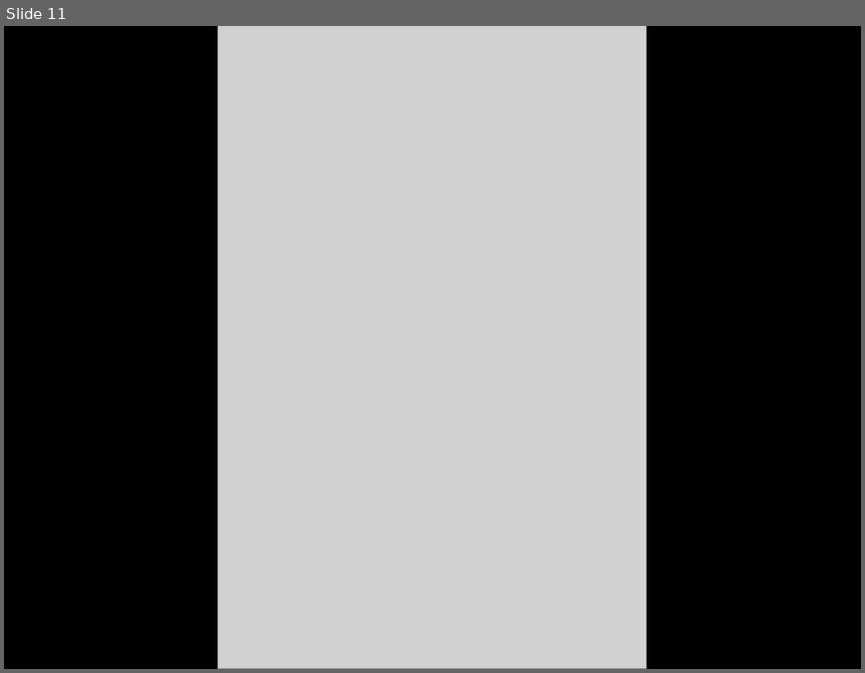
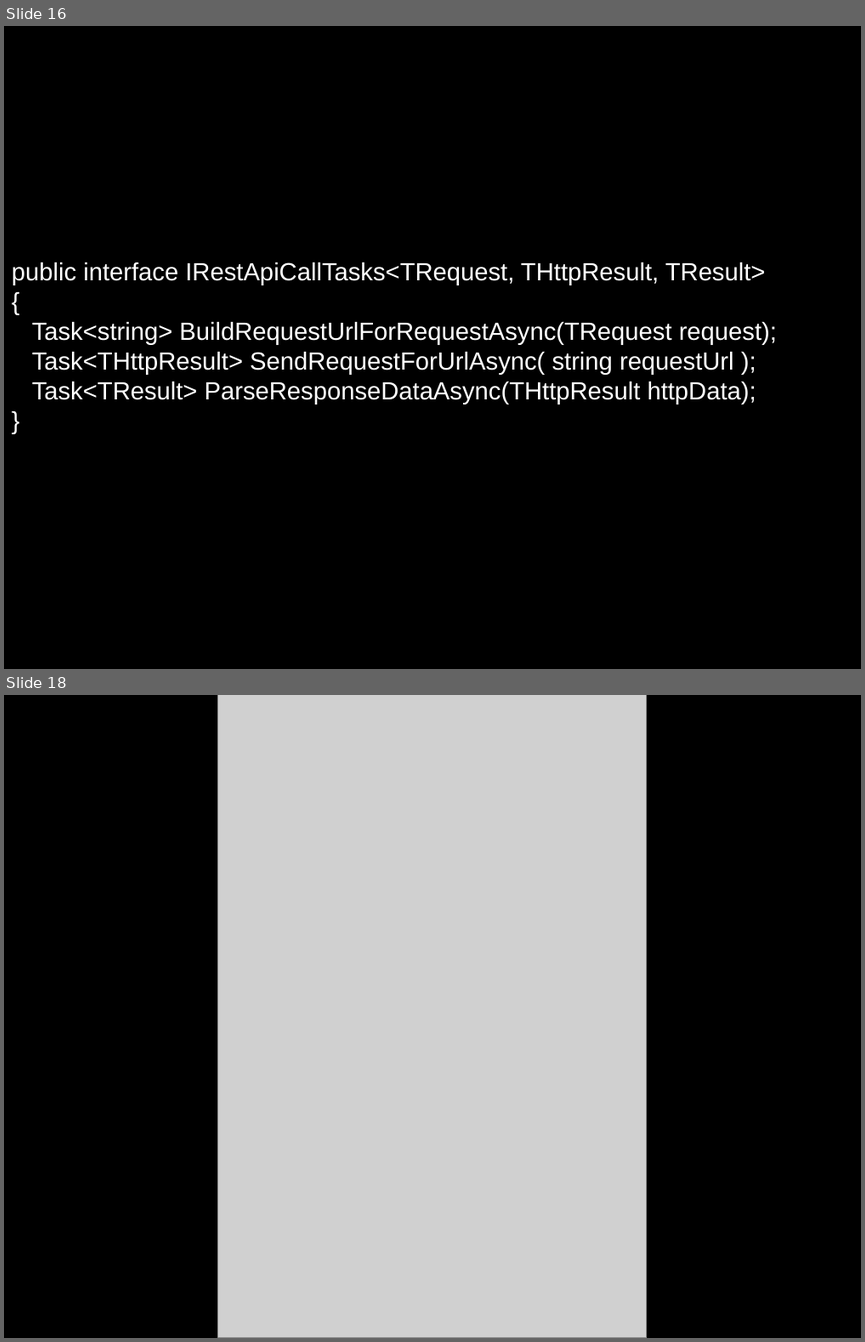
Before and after one commit to dodikk/xamarin-intro-slides, a slide deck: XamarinIntro.odp. Shown one above the other, each under a label of ours: slide 11 before the commit, slides 16 and 18 after it; the slides between them are not shown. The pictures are 865x673 and 865x1342 pixels, drawn with LibreOffice and Linux fonts; fonts in the diff are those of the drawing; grey boxes stand for pictures. Boxes give left, top, right and bottom in pixels: in the first picture for what was removed or moved away, otherwise in the second. Text is boxed around its words. In the diff, an @@ line names an element or a change of style, - is before the commit and + after.

```diff
--- a/XamarinIntro.odp
+++ b/XamarinIntro.odp
@@ slide 16 added at <box>4,26,861,669</box>, background #000000 @@
@@ text added at <box>12,262,777,404</box>, 23 pt, text #FFFFFF @@
+public interface IRestApiCallTasks<TRequest, THttpResult, TResult>
+{
+Task<string> BuildRequestUrlForRequestAsync(TRequest request);
+Task<THttpResult> SendRequestForUrlAsync( string requestUrl );
+Task<TResult> ParseResponseDataAsync(THttpResult httpData);
+}
@@ what was slide 11 is now slide 18 @@
```
Also in this commit, not shown: 18 other slides added, 5 slides removed, 7 other files.
